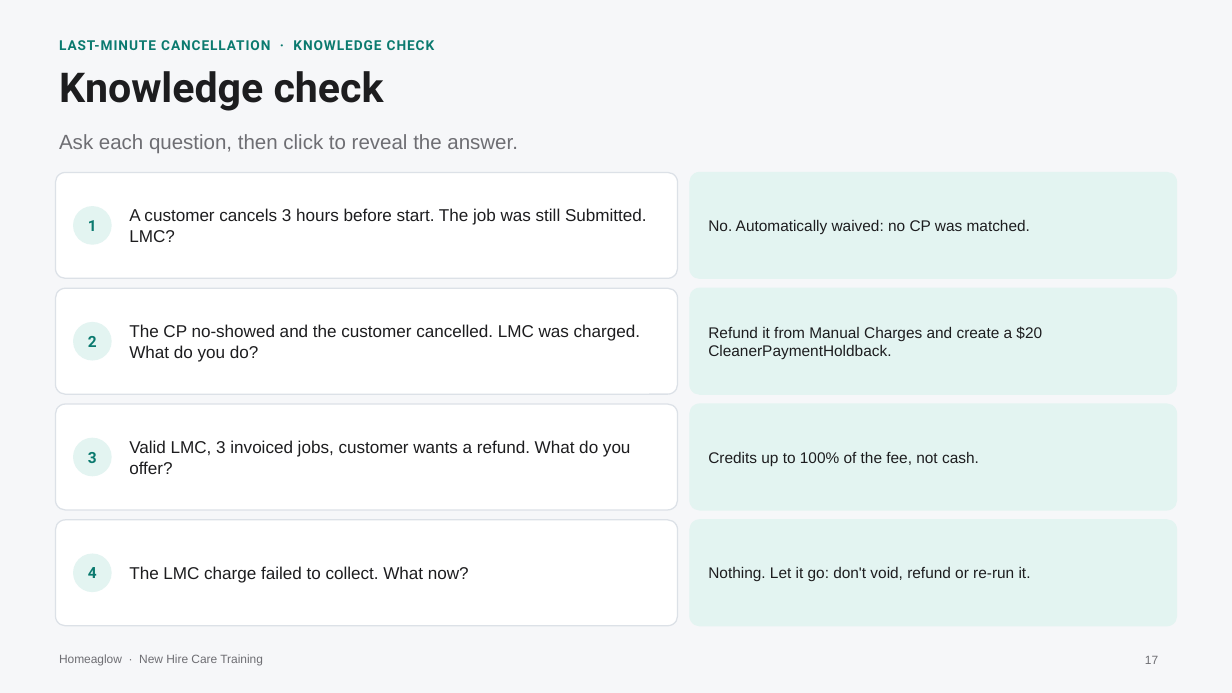
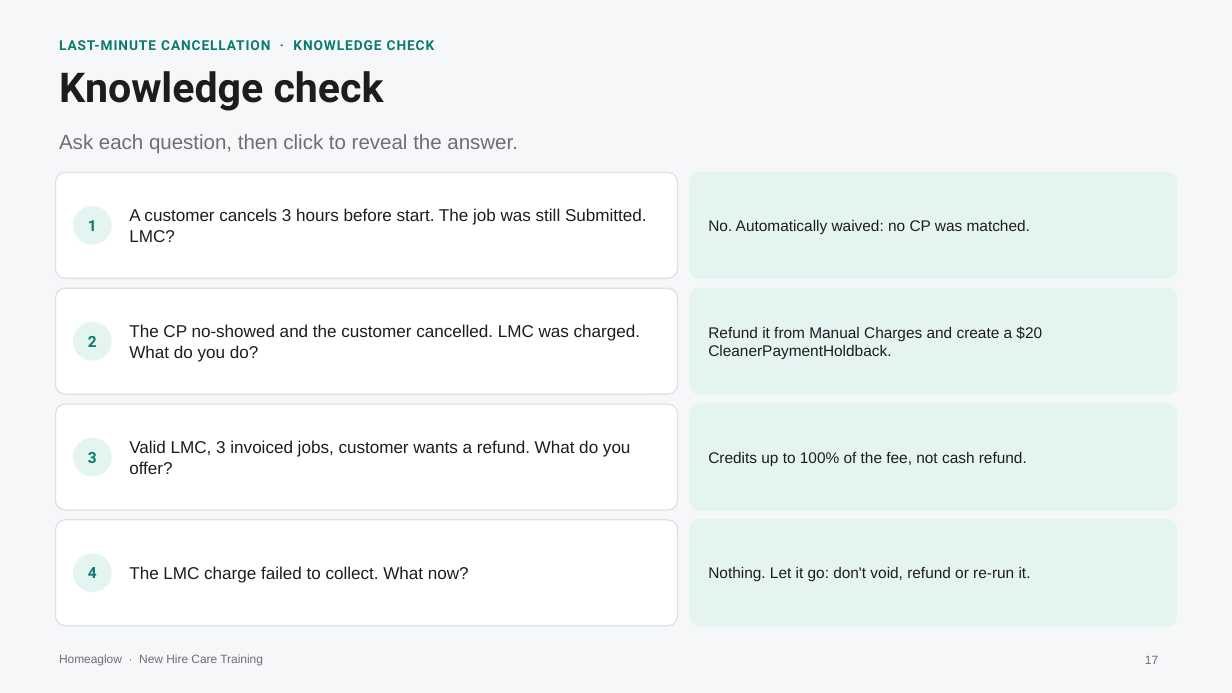
Before and after one commit to anjulimichelle/training, a slide deck: slide 17 of incorrect-info-lmc-lockout/incorrect-info-lmc-lockout.pptx. Drawn at 1232x693 pixels with LibreOffice and Linux fonts; fonts in the diff are those of the drawing. Boxes give left, top, right and bottom in pixels: in the first picture for what was removed or moved away, otherwise in the second. Text is boxed around its words. In the diff, an @@ line names an element or a change of style, - is before the commit and + after.

```diff
--- a/incorrect-info-lmc-lockout/incorrect-info-lmc-lockout.pptx
+++ b/incorrect-info-lmc-lockout/incorrect-info-lmc-lockout.pptx
@@ text at (708,451,1027,466): text changed @@
-Credits up to 100% of the fee, not cash.
+Credits up to 100% of the fee, not cash refund.
```
Also in this commit, not shown: 3 other slides changed, 1 other file.
